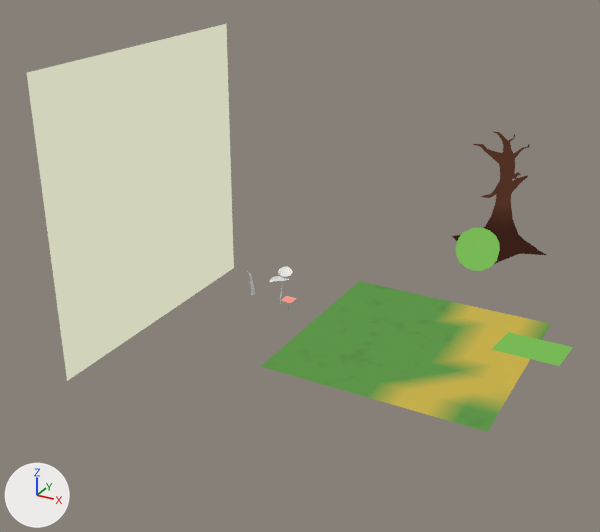
The Blender file Plants_Nature.blend, before and after one commit.
Both versions are drawn from a 50 mm lens placed at (8.48, -23.22, 13.59), pointed at (-3.93, -0.67, 2.31). Every picture has the same lights, and +X, +Y and +Z are marked at lower left. The older version comes first.

Objects in the first picture: 'Cloud', 'Emitter', 'Field', 'Tree', 'Tree_Foliage' and 3 more.
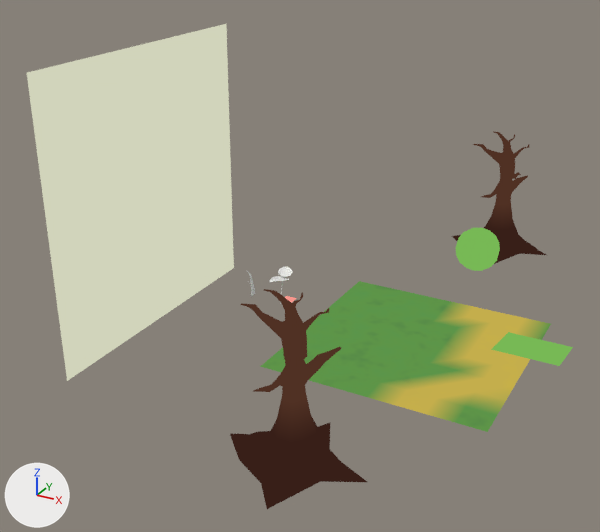
Commit message: another tree

Changed parts and their boxes (x1, y1, x2, y2) in the pictures (600 x 532 px):
'Tree.001', added (brown)
    after: (230, 289, 367, 509)

The edits, one by one:
Object 'Tree.001' (ob_tree_001) is new; it shows a copy of the mesh of ob_tree.
Its location is (-0.39, -7.39, 1.0).
